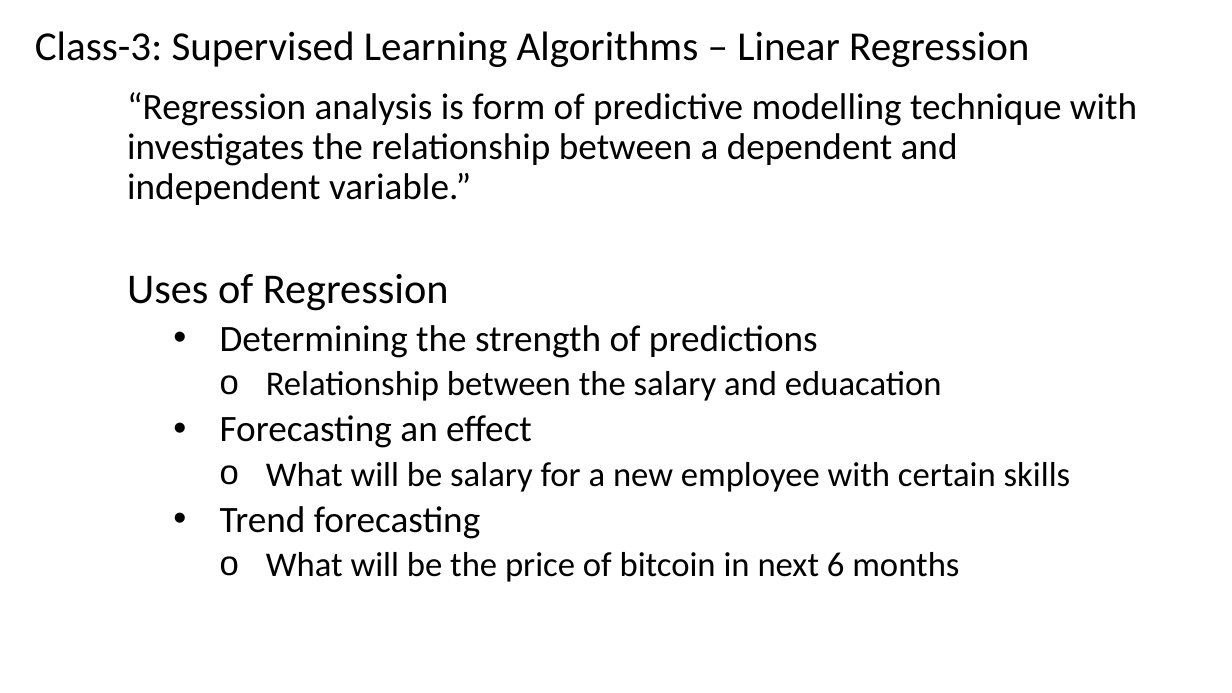
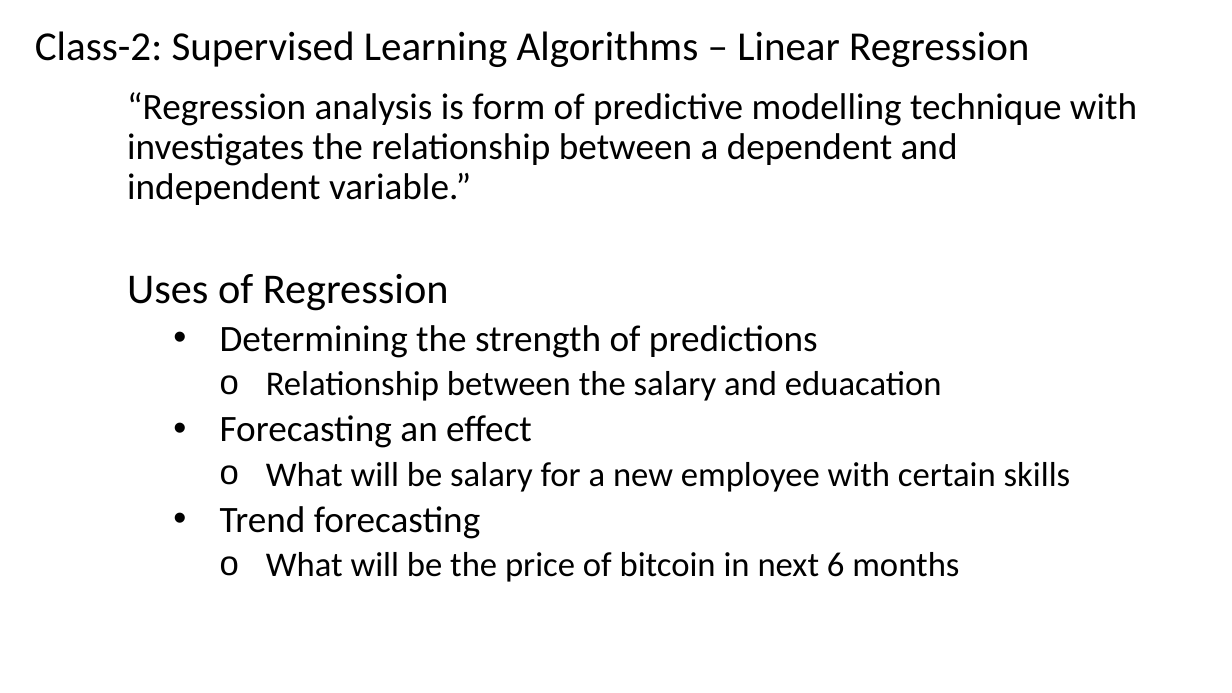
Before and after one commit to renshan2/accesspy, a slide deck: slide 27 of AI-ML-DL/Machine Learning.pptx. Drawn at 1232x693 pixels with LibreOffice and Linux fonts; fonts in the diff are those of the drawing. Boxes give left, top, right and bottom in pixels: in the first picture for what was removed or moved away, otherwise in the second. Text is boxed around its words. In the diff, an @@ line names an element or a change of style, - is before the commit and + after.

```diff
--- a/AI-ML-DL/Machine Learning.pptx
+++ b/AI-ML-DL/Machine Learning.pptx
@@ text at bbox=[35, 31, 1029, 67]: text changed @@
-Class-3: Supervised Learning Algorithms – Linear Regression
+Class-2: Supervised Learning Algorithms – Linear Regression
```
Also in this commit, not shown: 12 other slides changed, 2 slides added, 2 other files.
